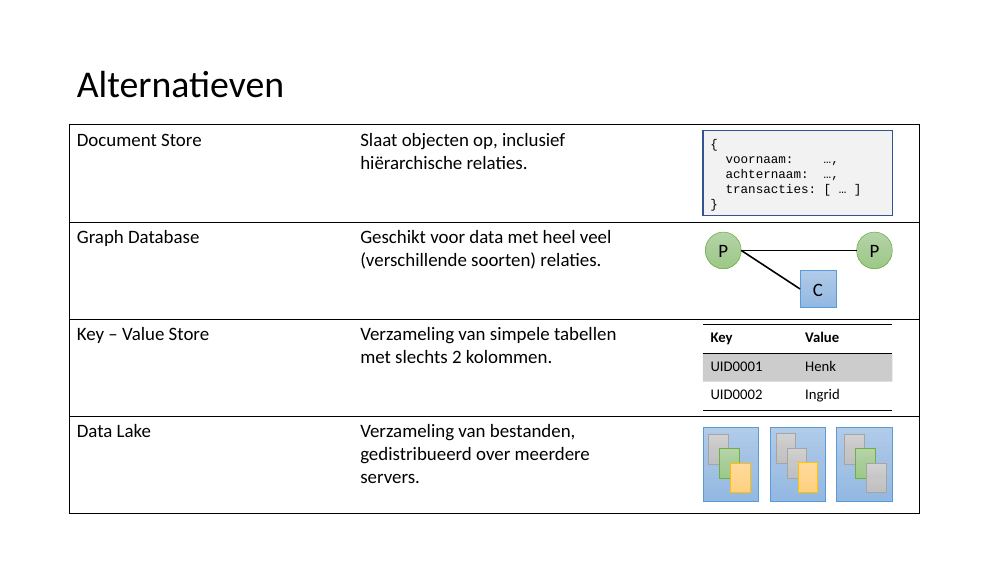
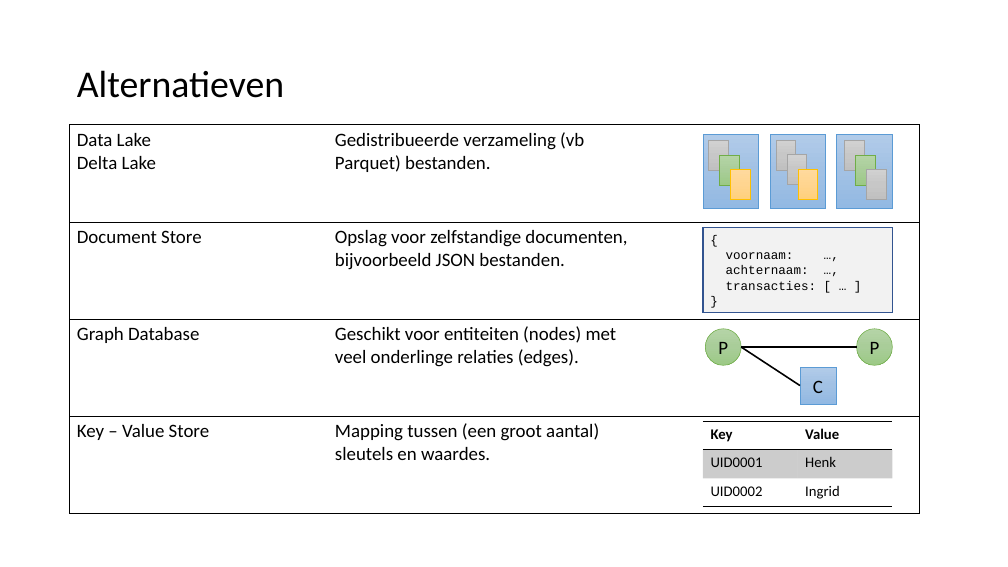
Before and after one commit to LFKoning/knowledge-sharing, a slide deck: slide 9 of sql_course_2p/1_basics/1_basics.pptx. Drawn at 1008x567 pixels with LibreOffice and Linux fonts; fonts in the diff are those of the drawing. Boxes give left, top, right and bottom in pixels: in the first picture for what was removed or moved away, otherwise in the second. Text is boxed around its words. In the diff, an @@ line names an element or a change of style, - is before the commit and + after.

```diff
--- a/sql_course_2p/1_basics/1_basics.pptx
+++ b/sql_course_2p/1_basics/1_basics.pptx
@@ table at [70,125,920,513] @@
-row 1, column 1: Document Store
+row 1, column 1: Data Lake / Delta Lake
-row 1, column 2: Slaat objecten op, inclusief hiërarchische relaties.
+row 1, column 2: Gedistribueerde verzameling (vb Parquet) bestanden.
-row 2, column 1: Graph Database
+row 2, column 1: Document Store
-row 2, column 2: Geschikt voor data met heel veel (verschillende soorten) relaties.
+row 2, column 2: Opslag voor zelfstandige documenten, bijvoorbeeld JSON bestanden.
-row 3, column 1: Key – Value Store
+row 3, column 1: Graph Database
-row 3, column 2: Verzameling van simpele tabellen met slechts 2 kolommen.
+row 3, column 2: Geschikt voor entiteiten (nodes) met veel onderlinge relaties (edges).
-row 4, column 1: Data Lake
+row 4, column 1: Key – Value Store
-row 4, column 2: Verzameling van bestanden, gedistribueerd over meerdere servers.
+row 4, column 2: Mapping tussen (een groot aantal) sleutels en waardes.
@@ 12 rectangles: place and size @@
-12 rectangles at [703,427,892,501]
+12 rectangles at [703,134,892,208]
@@ 2 rectangles, 2 ellipses, 2 lines, 1 table: place and size @@
-2 rectangles, 2 ellipses, 2 lines, 1 table at [703,131,893,411]
+2 rectangles, 2 ellipses, 2 lines, 1 table at [703,228,893,507]
```
Also in this commit, not shown: 31 other slides changed, 3 slides added, 3 slides removed, 14 other files.
